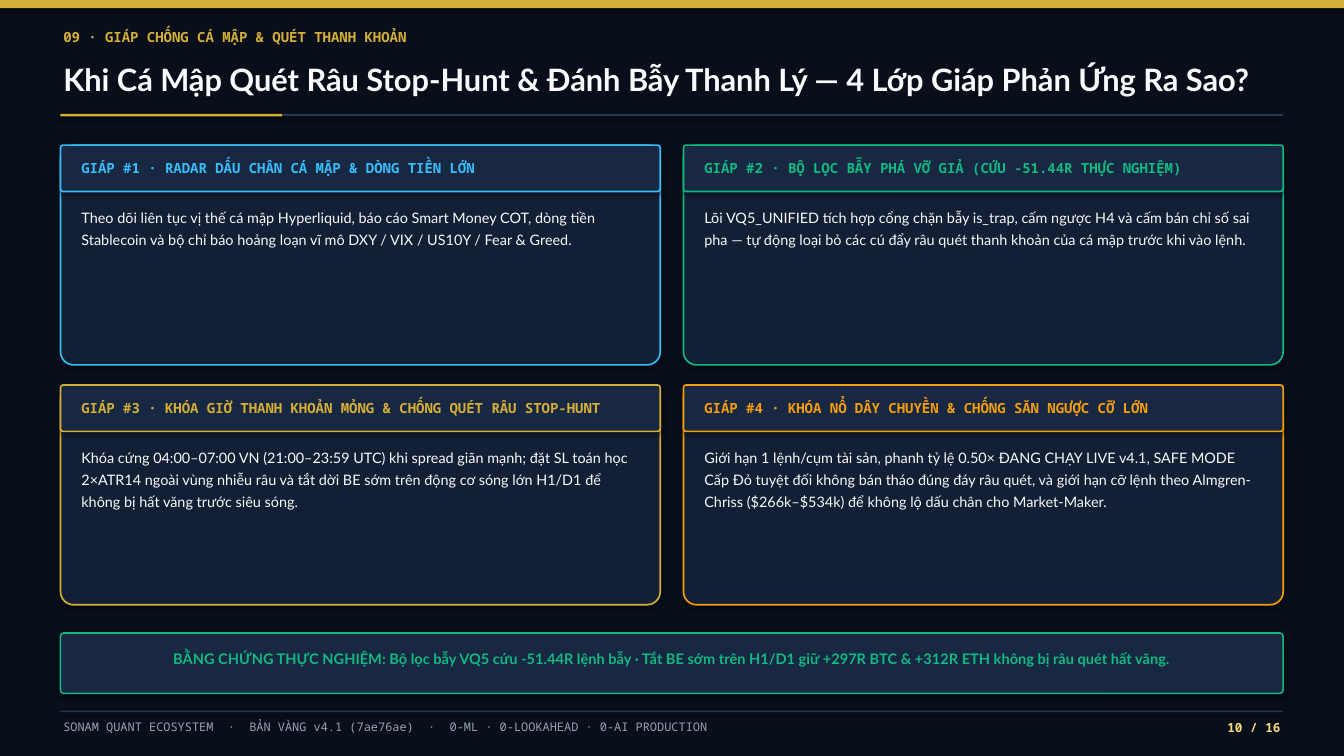
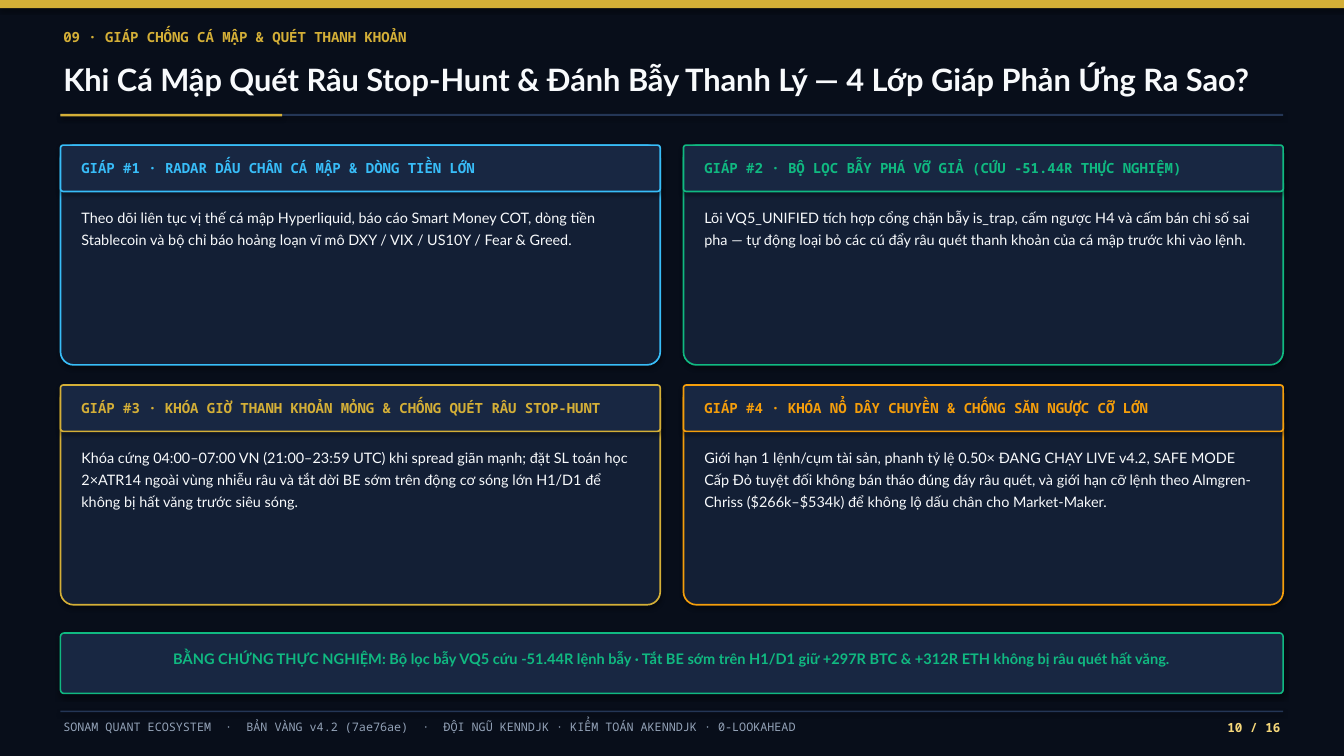
Before and after one commit to kenndjk0412-maker/sonam-quant, a slide deck: slide 10 of Sonam-Quant-Golden-Deck.pptx. Drawn at 1344x756 pixels with LibreOffice and Linux fonts; fonts in the diff are those of the drawing. Boxes give left, top, right and bottom in pixels: in the first picture for what was removed or moved away, otherwise in the second. Text is boxed around its words. In the diff, an @@ line names an element or a change of style, - is before the commit and + after.

Commit message:
Golden Edition v4.2 (7ae76ae) — Pure Quant Institutional Edition (Kenndjk & Akenndjk, 0 AI jargon)

```diff
--- a/Sonam-Quant-Golden-Deck.pptx
+++ b/Sonam-Quant-Golden-Deck.pptx
@@ text at bbox=[704, 452, 1251, 510]: text changed @@
-Giới hạn 1 lệnh/cụm tài sản, phanh tỷ lệ 0.50× ĐANG CHẠY LIVE v4.1, SAFE MODE Cấp Đỏ tuyệt đối không bán tháo đúng đáy râu quét, và giới hạn cỡ lệnh theo Almgren-Chriss ($266k–$534k) để không lộ dấu chân cho Market-Maker.
+Giới hạn 1 lệnh/cụm tài sản, phanh tỷ lệ 0.50× ĐANG CHẠY LIVE v4.2, SAFE MODE Cấp Đỏ tuyệt đối không bán tháo đúng đáy râu quét, và giới hạn cỡ lệnh theo Almgren-Chriss ($266k–$534k) để không lộ dấu chân cho Market-Maker.
@@ text at bbox=[63, 720, 795, 733]: text changed; size 8.5 to 8.4 pt @@
-SONAM QUANT ECOSYSTEM · BẢN VÀNG v4.1 (7ae76ae) · 0-ML · 0-LOOKAHEAD · 0-AI PRODUCTION
+SONAM QUANT ECOSYSTEM · BẢN VÀNG v4.2 (7ae76ae) · ĐỘI NGŨ KENNDJK · KIỂM TOÁN AKENNDJK · 0-LOOKAHEAD
```
Also in this commit, not shown: 15 other slides changed, 4 other files.
